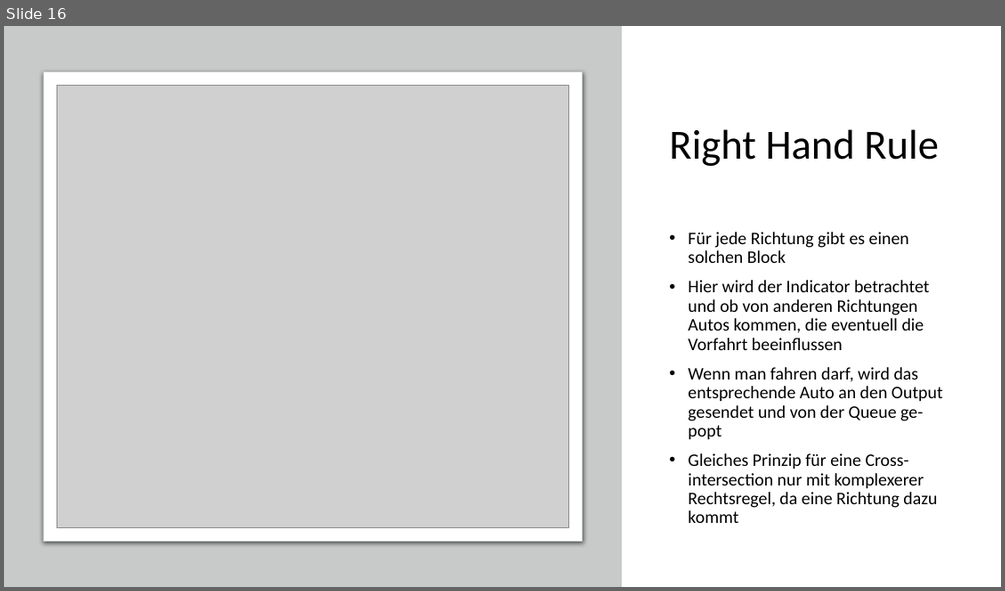
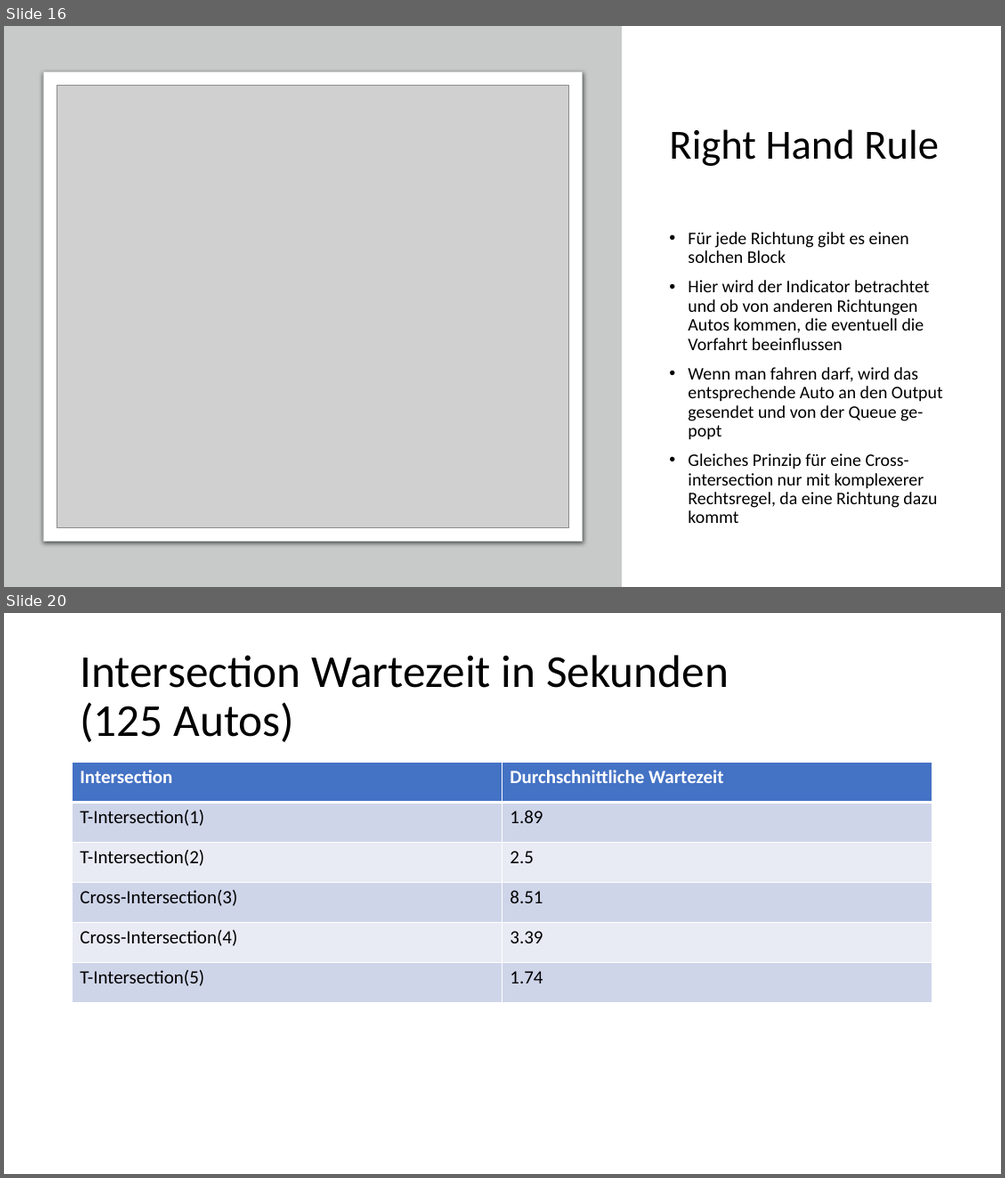
Before and after one commit to code-drey/car_simulation, a slide deck: Presentation/Traffic-flow-modeling-and-analysis.pptx. Shown one above the other, each under a label of ours: slide 16 before the commit, slides 16 and 20 after it; the slides between them are not shown. The pictures are 1005x591 and 1005x1178 pixels, drawn with LibreOffice and Linux fonts; fonts in the diff are those of the drawing; grey boxes stand for pictures. Boxes give left, top, right and bottom in pixels: in the first picture for what was removed or moved away, otherwise in the second. Text is boxed around its words. In the diff, an @@ line names an element or a change of style, - is before the commit and + after.

```diff
--- a/Presentation/Traffic-flow-modeling-and-analysis.pptx
+++ b/Presentation/Traffic-flow-modeling-and-analysis.pptx
@@ slide 20 added at [4,613,1001,1174], background #FFFFFF @@
@@ title added at [80,655,728,742], 44 pt, text #000000 @@
+Intersection Wartezeit in Sekunden (125 Autos)
@@ table added at [73,763,933,1003], 6 rows, 2 columns @@
+Intersection | Durchschnittliche Wartezeit
+T-Intersection(1) | 1.89
+T-Intersection(2) | 2.5
+Cross-Intersection(3) | 8.51
+Cross-Intersection(4) | 3.39
+T-Intersection(5) | 1.74
```
Also in this commit, not shown: 6 other slides added, 1 slide removed.
